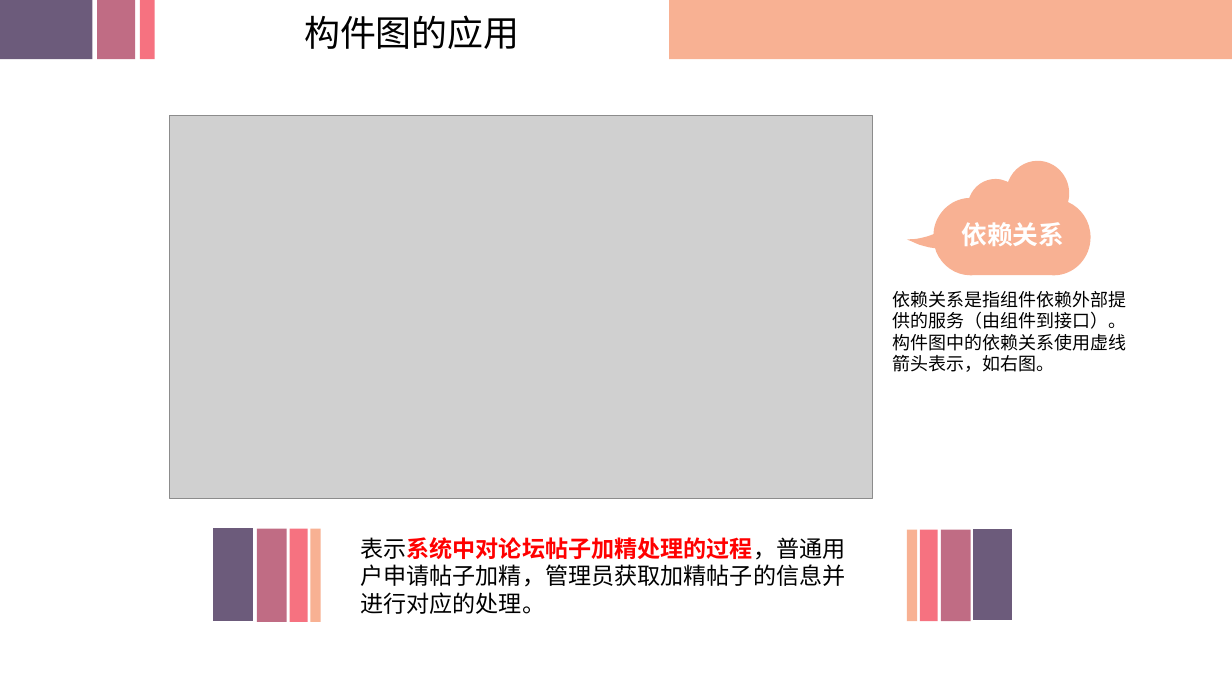
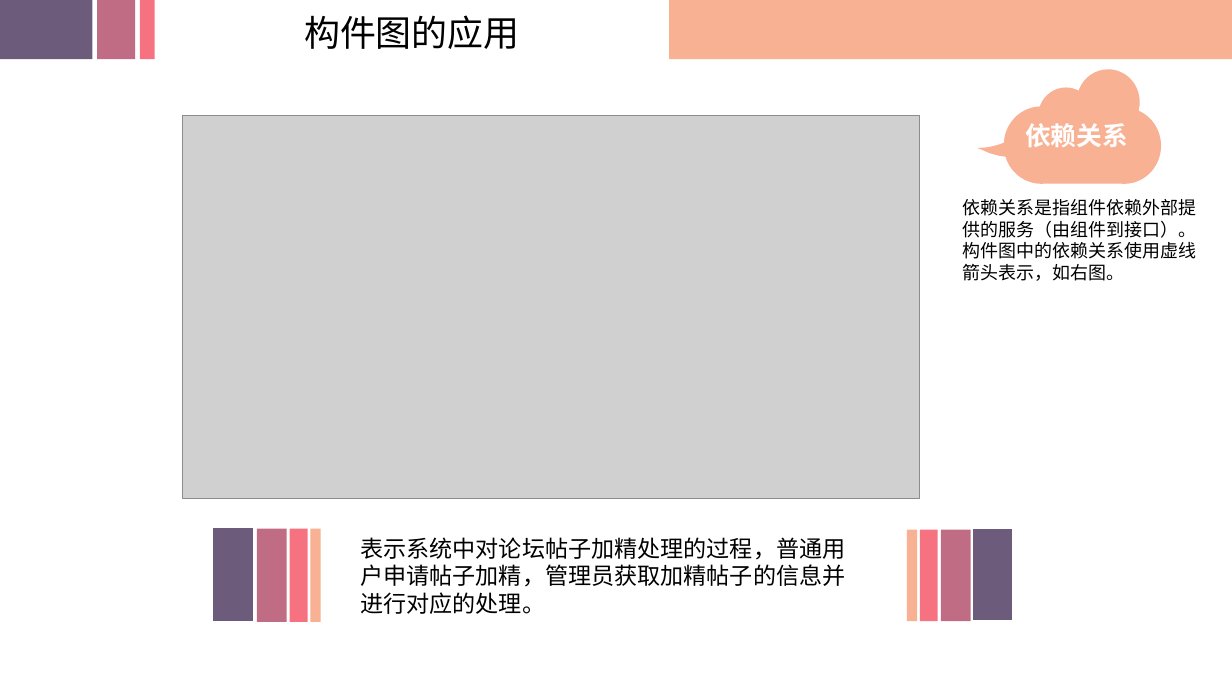
Before and after one commit to SRA2021-G04/project, a slide deck: slide 30 of 非受控文件/翻转课堂/SRA2021-G04-翻转课堂06.pptx (slide 26 before the commit). Drawn at 1232x693 pixels with LibreOffice and Linux fonts; fonts in the diff are those of the drawing; grey boxes stand for pictures; background and template pictures are left out. Boxes give left, top, right and bottom in pixels: in the first picture for what was removed or moved away, otherwise in the second. Text is boxed around its words. In the diff, an @@ line names an element or a change of style, - is before the commit and + after.

```diff
--- a/非受控文件/翻转课堂/SRA2021-G04-翻转课堂06.pptx
+++ b/非受控文件/翻转课堂/SRA2021-G04-翻转课堂06.pptx
@@ freeform shape moved from (x1=907, y1=161, x2=1091, y2=276) to (x1=977, y1=70, x2=1161, y2=184) @@
@@ picture resized from (x1=170, y1=116, x2=872, y2=499) to (x1=183, y1=116, x2=921, y2=499) @@
@@ text "依赖关系" moved from (x1=961, y1=222, x2=1064, y2=246) to (x1=1025, y1=123, x2=1128, y2=147) @@
@@ text "依赖关系" at (x1=1025, y1=123, x2=1128, y2=147): alignment centre to left @@
@@ text "依赖关系是指组件依赖外部提供的服务（由组件到接口）。" moved from (x1=892, y1=291, x2=1126, y2=372) to (x1=963, y1=199, x2=1197, y2=281) @@
@@ text "表示系统中对论坛帖子加精处理的过程，普通用户申请帖子加精，管理员获取加精帖子的信息并进行对应的处理。" at (x1=360, y1=537, x2=845, y2=614): text colour #FF0000 to #000000, bold off in "表示系统中对论坛帖子加精处理的过程，普通用户申请帖子加精，管理员获取加精帖子的信息并进行对应的处理。" @@
```
Also in this commit, not shown: 21 other slides changed, 4 slides added.
